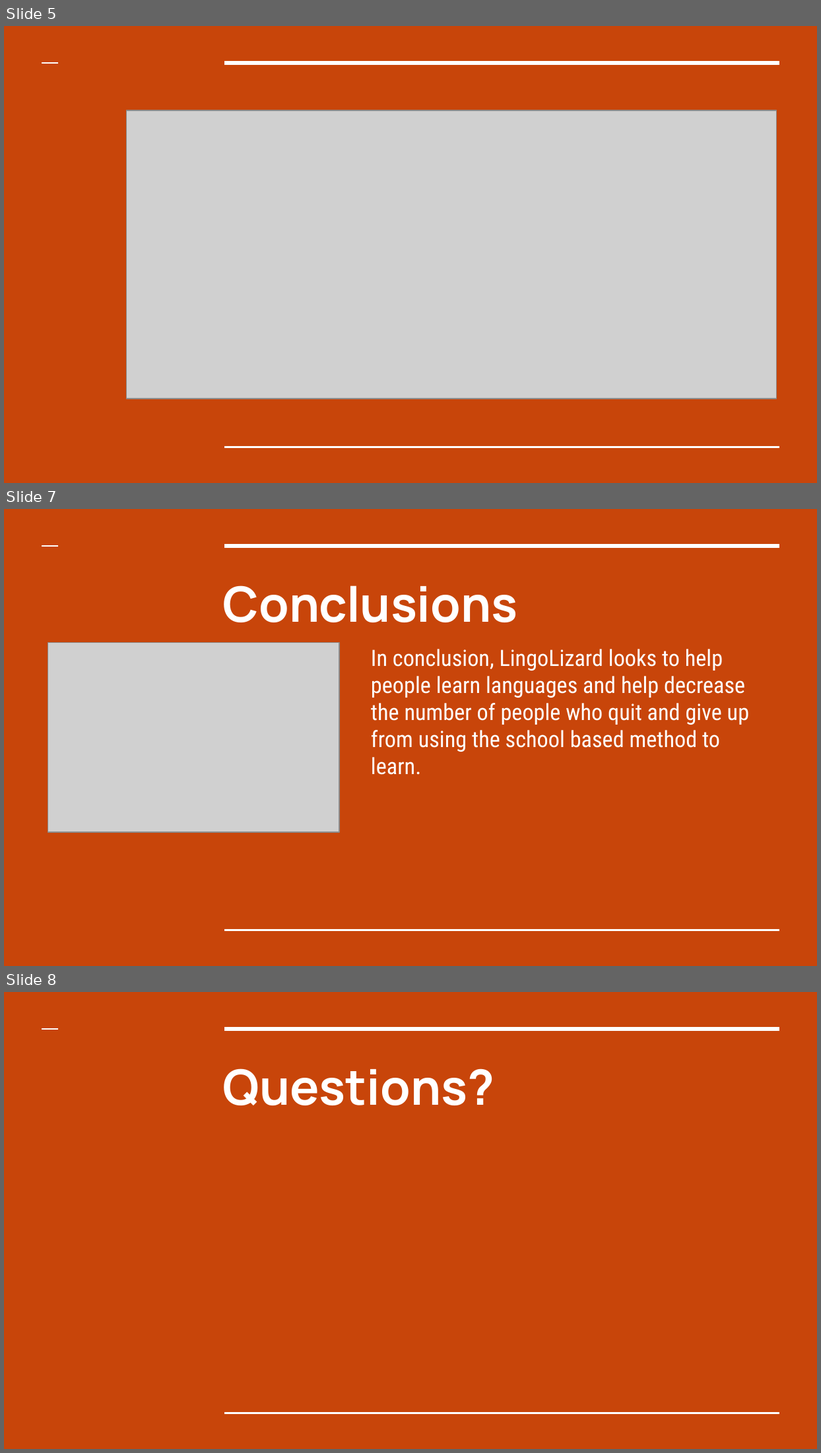
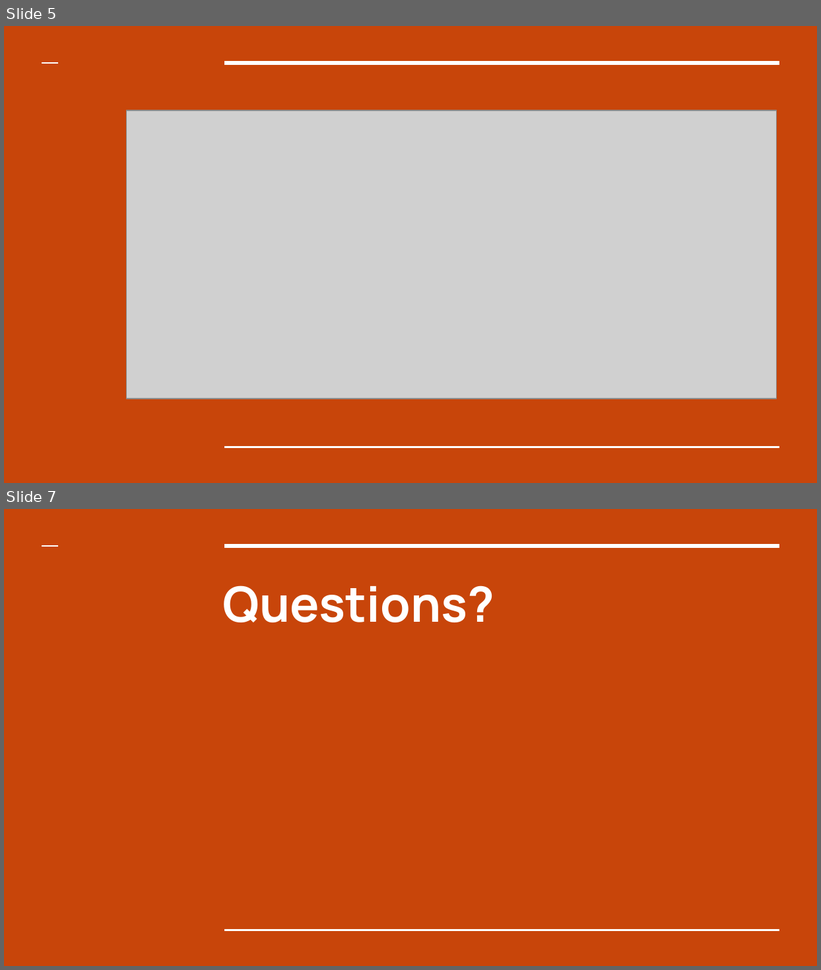
Before and after one commit to mjc136/4thYearProject, a slide deck: docs/LingoLizard.pptx. Shown one above the other, each under a label of ours: slides 5, 7 and 8 before the commit, slides 5 and 7 after it; the slides between them are not shown. The pictures are 821x1453 and 821x970 pixels, drawn with LibreOffice and Linux fonts; fonts in the diff are those of the drawing; grey boxes stand for pictures. Boxes give left, top, right and bottom in pixels: in the first picture for what was removed or moved away, otherwise in the second. Text is boxed around its words. In the diff, an @@ line names an element or a change of style, - is before the commit and + after.

Commit message:
made changes to presentation

```diff
--- a/docs/LingoLizard.pptx
+++ b/docs/LingoLizard.pptx
@@ slide 7 removed at [4,509,817,966], background #C8450A; not listed: 3 template elements that a slide beside it also shows @@
@@ title removed at [223,586,518,623] @@
-Conclusions
@@ picture removed at [48,643,339,832] @@
@@ subtitle removed at [371,649,749,775] @@
-In conclusion, LingoLizard looks to help people learn languages and help decrease the number of people who quit and give up from using the school based method to learn.
@@ what was slide 8 is now slide 7 @@
```
Also in this commit, not shown: 2 slides changed, 1 slide added, 1 other slide removed.
